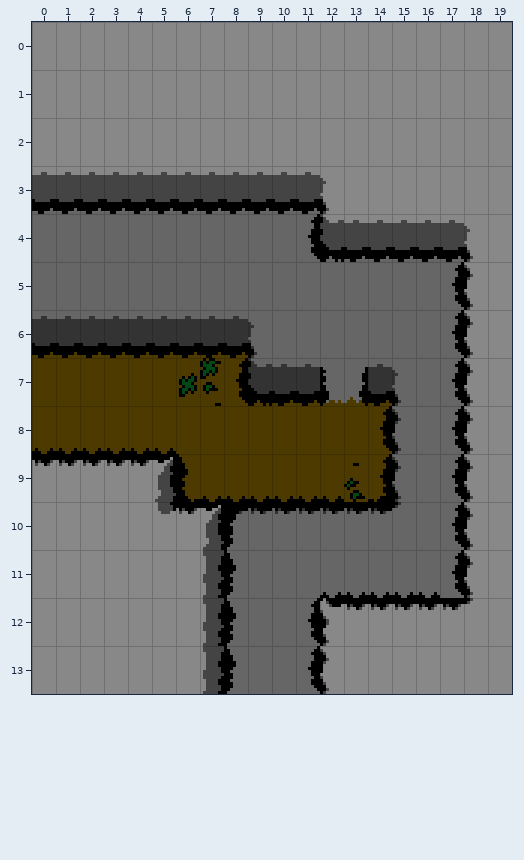
Tiled map, stored at tiled/hills_room_5.tmx. The picture above is the old version.
Cells are 8x16 px. Shown: x 0..19, y 0..13.
New version:
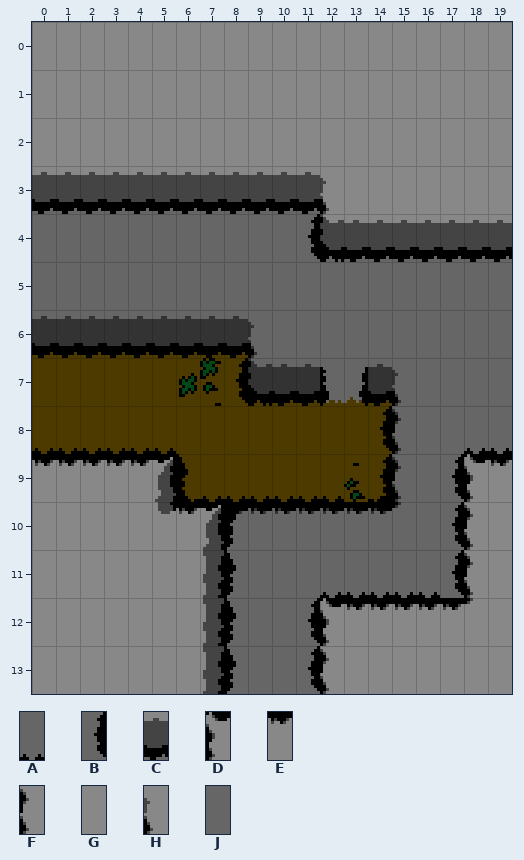
Key: from "hills_high": A 1, B 2, C 4, D 6, E 7, F 9, G 10, H 12; from "hills_ledges": J 25.
_ is an empty cell.
The edit:
Layer "Tile Layer 1":
The author changed tile F to tile A in row 8 at x 18.
The author changed tile G to tile A in row 8 at x 19.
The author changed tile G to tile C in row 4 at x 19.
The author changed tile H to tile C in row 4 at x 18.
The author changed tile F to tile D in row 9 at x 18.
The author changed tile G to tile E in row 9 at x 19.
The author changed tile B to tile J in rows 5 to 8 at x 17.
The author changed tile F to tile J in rows 5 to 7 at x 18.
The author changed tile G to tile J in rows 5 to 7 at x 19.
